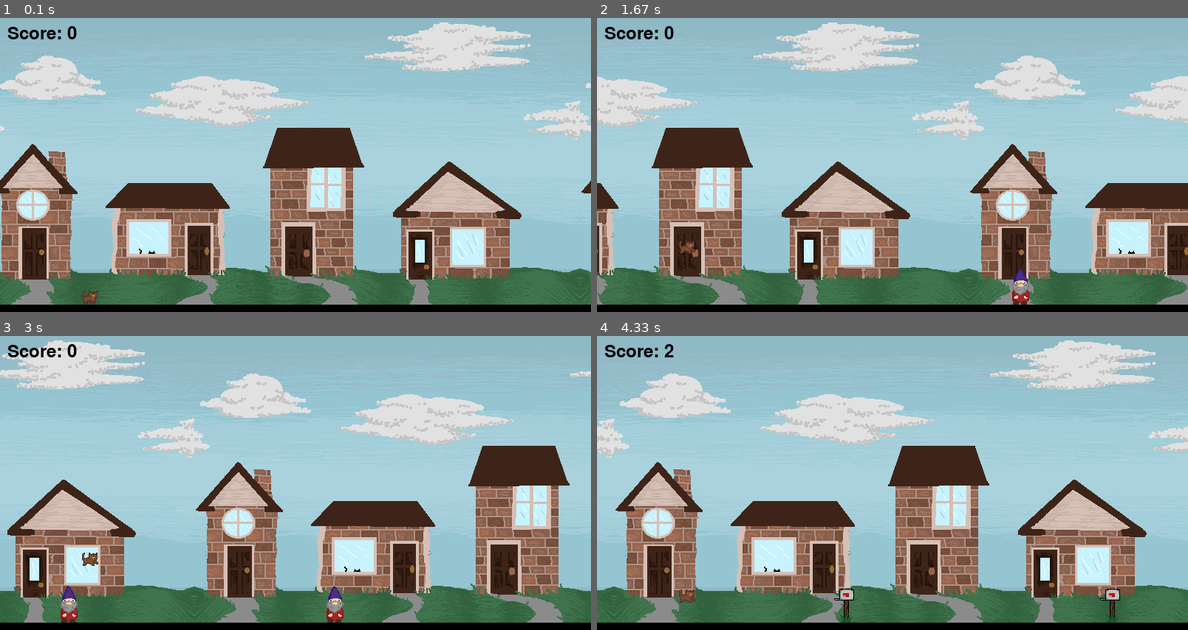
Above: before the commit, frames 1-4 (two rows, left to right).
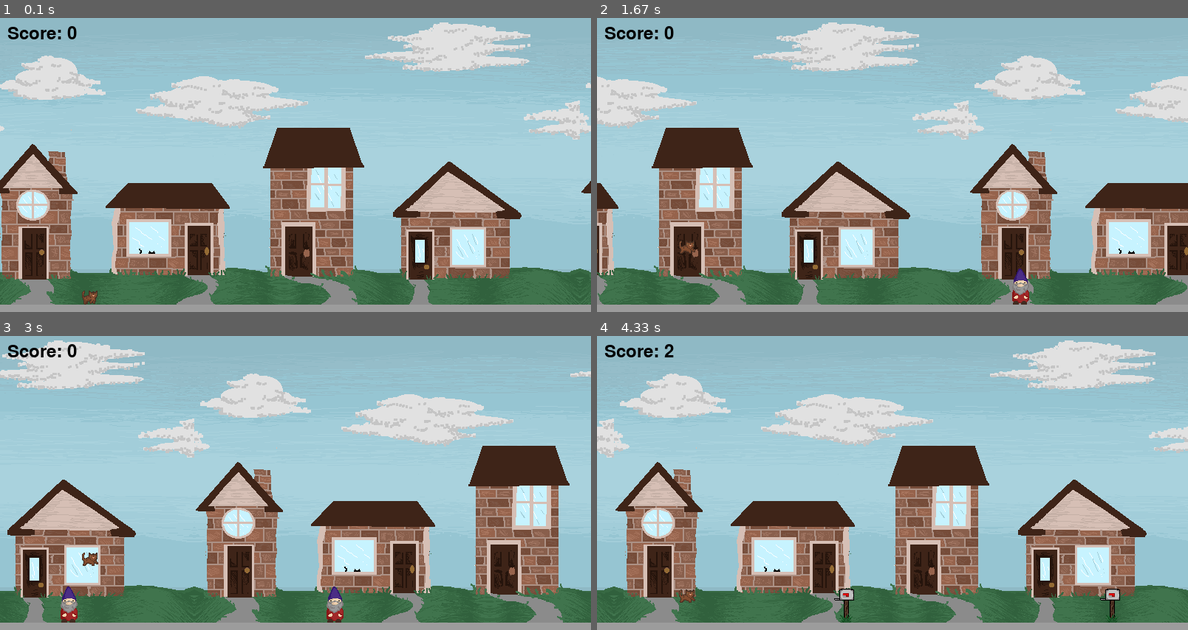
Above: after the commit, the same moments.

Repository: AGLovett/FinalProject
Game: pygame game, started from src/KittyRun.py
The game is run twice, just before and just after one commit, with the same random seed, the same clock (stepped at 60 frames per second) and the same inputs.
Inputs:
- Up to frame 1 (0.1 s): no input
- Up to frame 2 (1.67 s): tap Space at 0.33, 0.73, 1.03, 1.23, 1.57 s
- Up to frame 3 (3 s): tap Space at 1.87, 2.07, 2.37, 2.63, 2.97 s
- Up to frame 4 (4.33 s): tap Space at 3.27, 3.4, 3.77, 3.9, 4.03, 4.17, 4.3 s

The runs differ from the first frame. In frame 1, 2.5% of the frame differs, in the area x 0-100%, y 97-100%; in frame 2, 2.5%; in frame 3, 2.5%; in frame 4, 2.5%.

Commit message:
removing repeated code lines

Diff:
--- a/src/KittyRun.py
+++ b/src/KittyRun.py
@@ -9,10 +9,7 @@
 WIN = pygame.display.set_mode((WIDTH, HEIGHT))
 pygame.display.set_caption(" Get home kitty!")
 
-# Colors will remove once everything is done
-WHITE = (255, 255, 255)
-BLACK = (0, 0, 0)
-RED = (255, 0, 0)
+
 
 # Loading in sprite sheet!
 SPRITE_SHEET = pygame.image.load("Kitty.png").convert_alpha()
@@ -22,6 +19,12 @@
 # matching game height
 BG_WIDTH = BACKGROUND_IMG.get_width()
 BACKGROUND_IMG = pygame.transform.scale(BACKGROUND_IMG, (BG_WIDTH, HEIGHT))
+
+#loading ground image
+GROUND_IMG = pygame.image.load("ground.png").convert_alpha()
+GROUND_IMG = pygame.transform.scale(GROUND_IMG, (WIDTH, 10))
+GROUND_HEIGHT = GROUND_IMG.get_height()
+
 
 #loading obstacle imagies
 OBSTACLE_IMAGES = [
@@ -36,6 +39,10 @@
 ANIMATION_SPEED = 3 # might change based on everything else
 PLAYER_JUMP = -15
 GRAVITY = 1
+# Obstacle settings and background
+BACKGROUND_SCROLL_SPEED = 3
+OBSTACLE_SPEED = 6
+GROUND_SCROLL_SPEED = OBSTACLE_SPEED
 
 PLAYER_FRAMES = []
 for i in range(FRAME_COUNT):
@@ -44,9 +51,29 @@
     )
     PLAYER_FRAMES.append(frame)
 
-# Obstacle settings and background
-BACKGROUND_SCROLL_SPEED = 3
-OBSTACLE_SPEED = 6
+
+
+
+class Ground:
+    def __init__(self, speed):
+        self.x1 = 0
+        self.x2 = WIDTH
+        self.speed = speed
+        self.image = GROUND_IMG
+
+
+    def update(self):
+        self.x1 -= self.speed
+        self.x2 -= self.speed
+
+        if self.x1 + WIDTH <= 0:
+            self.x1 = self.x2 + WIDTH
+        if self.x2 + WIDTH <= 0:
+            self.x2 = self.x1 + WIDTH
+
+    def draw(self, surface):
+        surface.blit(self.image, (self.x1, HEIGHT - GROUND_HEIGHT))
+        surface.blit(self.image, (self.x2, HEIGHT - GROUND_HEIGHT))
 
 class Background:
     def __init__(self, speed):
@@ -55,22 +82,17 @@
         self.speed = speed
 
     def update(self):
-        # move background hopefully
         self.x1 -= self.speed
         self.x2 -= self.speed
 
-        # reset when image scrolls off screen
         if self.x1 + BG_WIDTH <= 0:
             self.x1 = self.x2 + BG_WIDTH
         if self.x2 + BG_WIDTH <= 0:
-            self.x2 = self.x1 + BG_WIDTH
-
+            self.x2 = self.x2 + BG_WIDTH
 
     def draw(self, surface):
         surface.blit(BACKGROUND_IMG, (self.x1, 0))
         surface.blit(BACKGROUND_IMG, (self.x2, 0))
-
-
 
 
 class Player:
@@ -80,9 +102,10 @@
         self.animation_counter = 0
         self.image = self.frames[self.current_frame]
         self.rect = self.image.get_rect()
-        self.rect.topleft = (100, HEIGHT - PLAYER_HEIGHT - 10)
+        self.rect.topleft = (100, HEIGHT - PLAYER_HEIGHT - GROUND_HEIGHT)
         self.velocity = 0
         self.on_ground = True
+
 
     def updated_animation(self):  #animated while on ground
         if self.on_ground:
@@ -104,18 +127,19 @@
         self.velocity += GRAVITY
         self.rect.y += self.velocity
 
-        if self.rect.bottom >= HEIGHT - 10:
-            self.rect.bottom = HEIGHT - 10
+        if self.rect.bottom >= HEIGHT - GROUND_HEIGHT:
+            self.rect.bottom = HEIGHT - GROUND_HEIGHT
             self.on_ground = True
             self.velocity = 0
 
 
         self.updated_animation()
+
 class Obstacle:
     def __init__(self, image):
         self.image = image
         self.rect = self.image.get_rect()
-        self.rect.bottom = HEIGHT - 10
+        self.rect.bottom = HEIGHT - GROUND_HEIGHT
         self.rect.left = WIDTH
         self.active = True
         self.passed = False  # Tracks if obstacle was passed
@@ -134,6 +158,7 @@
     obstacles = []
     spawn_timer = 0
     score = 0
+    ground = Ground(OBSTACLE_SPEED)
 
     running = True
     while running:
@@ -148,16 +173,16 @@
                 if event.key == pygame.K_SPACE:
                     player.jump()
 
-
+        ground.update()
         background.update()
 
+        player.update()
         # Spawn obstacles every 60 frames (~1 second at 60 FPS)
         if spawn_timer >= 60:
             obstacles.append(Obstacle(random.choice(OBSTACLE_IMAGES)))
             spawn_timer = 0  # Reset timer
 
-        # Update player and obstacles
-        player.update()
+
         for obstacle in obstacles:
             obstacle.update()
 
@@ -177,7 +202,7 @@
 
         # Draw everything
         background.draw(WIN)
-        pygame.draw.rect(WIN, BLACK, (0, HEIGHT-10, WIDTH, 10))  # Ground
+        ground.draw(WIN)
         WIN.blit(player.image, player.rect)  # Player
 
         for obstacle in obstacles:
@@ -185,7 +210,7 @@
 
         # Draw score text
         font = pygame.font.Font(None, 36)
-        text = font.render(f"Score: {score}", True, BLACK)
+        text = font.render(f"Score: {score}", True, (0,0,0))
         WIN.blit(text, (10, 10))
 
         pygame.display.update()
Binary file added: src/ground.png
